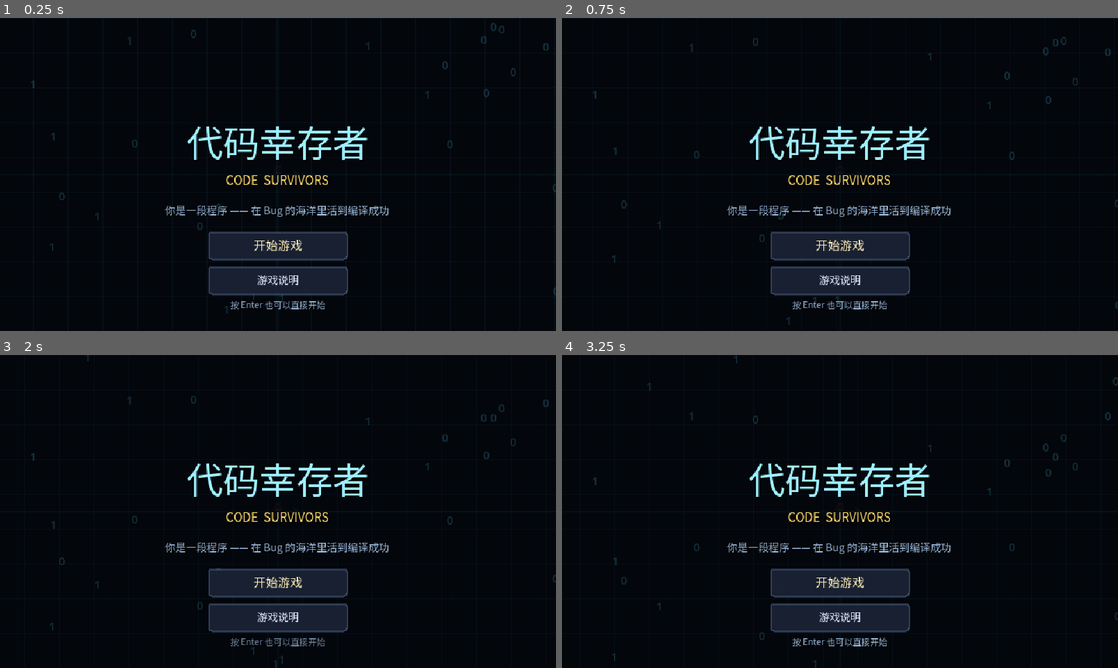
Above: before the commit, frames 1-4 (two rows, left to right).
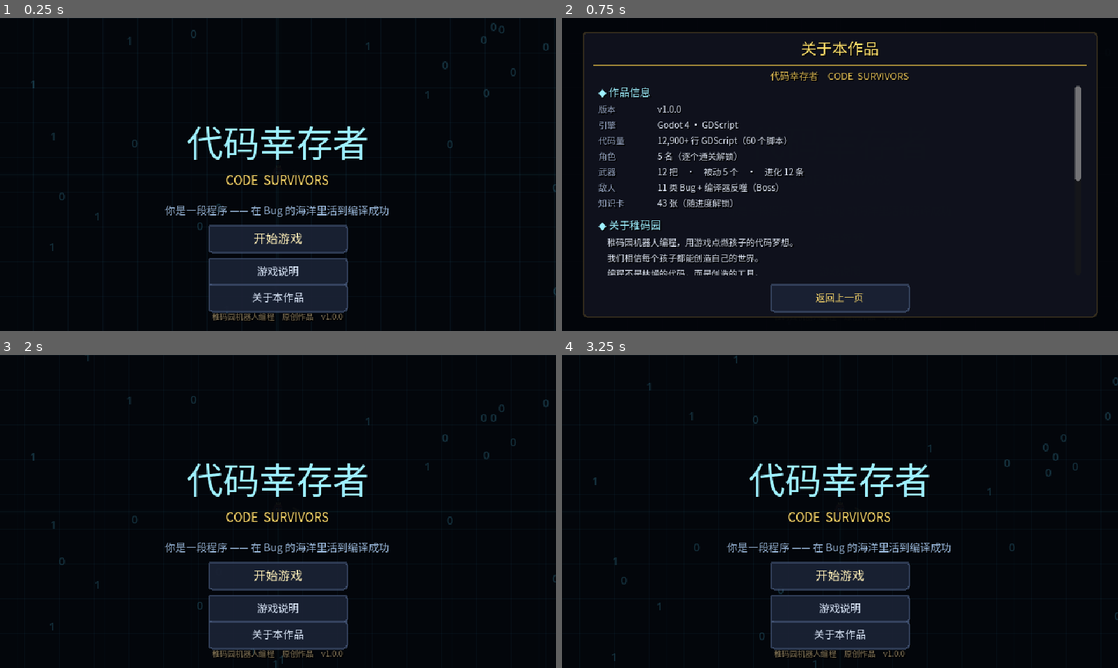
Above: after the commit, the same moments.

Repository: xy5945/CodeSurvivors
Game: Godot game, scene res://main.tscn
The game is run twice, just before and just after one commit, with the same random seed, the same clock (stepped at 60 frames per second) and the same inputs.
Inputs (mouse positions are in pixels of both pictures, inside the frame that each line leads up to):
- Up to frame 1 (0.25 s): no input
- Up to frame 2 (0.75 s): click (840, 296) at 0.5 s, where only the run after the commit has a clickable "关于本作品"
- Up to frame 3 (2 s): click (278, 633) at 1.25 s, where only the run after the commit has a clickable "返回上一页"
- Up to frame 4 (3.25 s): click "开始游戏" at 2 s; click "← 返回" at 2.75 s

The runs differ from the first frame. In frame 1, 4.4% of the frame differs, in the area x 37-63%, y 66-97%; in frame 2, 11%, in the area x 3-100%, y 4-98%; in frame 3, 4.4%; in frame 4, 4.4%.

Commit message:
品牌页：关于本作品（稚码园著作权/创作理念）+ 标题页落款
对齐《守护稚码王国》的门面：主菜单第三个按钮「关于本作品」进来，
正文四节（作品信息/关于稚码园/创作理念/版权声明），可滚动、返回按钮固定底部。
内容量（角色/武器/被动/进化/Bug/知识卡）全部从数据表现读，不写第二份；
只有版本和代码量是手写常量。配色用塔防那套金 —— 品牌页要落款感，
本作 UI 主色青白不合适。
标题页：删掉「按 Enter 也可以直接开始」（点哪都开始时代的遗物，
三个按钮明确之后它既占地方又和落款重叠），落款「稚码园机器人编程 原创作品 v1.0.0」
压在 338（再低出视口）；Enter 快捷键保留。
about 的返回语义与 help 完全一致（从哪来回哪去），直接复用 _on_help_back。
新增 --aboutshot 截图；--uitest 增加品牌页自检（必备文案 + 内容量与数据表一致）。
回归：--uitest 全绿，标题页/品牌页截图人工核对

Diff:
--- a/main.gd
+++ b/main.gd
@@ -24,6 +24,7 @@
 @onready var title: TitleUI = $TitleUI
 @onready var pause: PauseUI = $PauseUI
 @onready var help: HelpUI = $HelpUI
+@onready var about: AboutUI = $AboutUI
 @onready var vignette: DamageVignette = $DamageVignette
 
 var sim: Sim
@@ -180,10 +181,13 @@
 	char_select.back_requested.connect(_on_char_back)
 	title.start_requested.connect(_on_title_start)
 	title.help_requested.connect(_on_title_help)
+	title.about_requested.connect(_on_title_about)
 	pause.resume_requested.connect(_on_pause_resume)
 	pause.help_requested.connect(_on_pause_help)
 	pause.quit_requested.connect(_on_pause_quit)
 	help.back_requested.connect(_on_help_back)
+	# about 的返回语义和 help 完全一样：从哪来回哪去
+	about.back_requested.connect(_on_help_back)
 
 	camera.position = Vector2(sim.player_x, sim.player_y)
 	_sync_player(0.0, false)
@@ -298,6 +302,16 @@
 	if OS.get_cmdline_user_args().has("--titleshot"):
 		_set_gameplay_ui(false)
 		title.open()
+		await RenderingServer.frame_post_draw
+		await RenderingServer.frame_post_draw
+		_save_shot()
+		get_tree().quit()
+		return
+
+	# --aboutshot：品牌页（关于本作品）截图。落款、版权声明的排版只能靠眼睛看
+	if OS.get_cmdline_user_args().has("--aboutshot"):
+		_set_gameplay_ui(false)
+		about.open("title")
 		await RenderingServer.frame_post_draw
 		await RenderingServer.frame_post_draw
 		_save_shot()
@@ -675,6 +689,34 @@
 		f.resource_path if f != null else "未加载", "OK" if f != null else "FAIL"])
 	print("")
 
+	# ---- 品牌页（关于本作品）----
+	# 排版只能靠眼睛看，但"该写的有没有写"必须能测：
+	# 品牌、著作权、创作理念三块，漏任何一块这页就白做了。
+	print("")
+	print("=== 关于本作品 · 无头测试 ===")
+	about.open("title")
+	var atxt := about.debug_text()
+	var need: Array[String] = [
+		"稚码园机器人编程", "保留所有权利", "关于本作品",
+		"创作理念", "版权声明", "作品信息",
+	]
+	var miss: Array[String] = []
+	for w in need:
+		if not atxt.contains(w):
+			miss.append(w)
+	# 内容量必须和数据表一致：写死的数字迟早和游戏对不上
+	var cnt_ok: bool = atxt.contains("%d 名" % CharDefs.CHARACTERS.size()) \
+		and atxt.contains("%d 类 Bug" % EnemyDB.DEFS.size())
+	print("  打开=%s · 暂停=%s" % [about.is_open(), get_tree().paused])
+	print("  必备文案 %s%s" % ["OK" if miss.is_empty() else "FAIL",
+		"" if miss.is_empty() else "（缺：" + "、".join(miss) + "）"])
+	print("  内容量取自数据表 · 角色 %d / Bug %d · %s" % [
+		CharDefs.CHARACTERS.size(), EnemyDB.DEFS.size(), "OK" if cnt_ok else "FAIL"])
+	about.close()
+	print("  返回后 · 打开=%s · %s" % [about.is_open(),
+		"OK" if not about.is_open() else "FAIL"])
+	print("")
+
 
 ##
 ## 知识卡无头测试。运行：godot --headless --path . -- --cardtest
@@ -789,7 +831,7 @@
 	var ke := event as InputEventKey
 	if ke.keycode != KEY_ESCAPE or not ke.pressed or ke.echo:
 		return
-	if help.is_open():
+	if help.is_open() or about.is_open():
 		return
 	_toggle_pause()
 	get_viewport().set_input_as_handled()
@@ -797,7 +839,8 @@
 
 func _toggle_pause() -> void:
 	# 这些界面各有各的 ESC 语义（或根本不该被暂停打断），让它们自己处理
-	if title.is_open() or char_select.is_open() or level_up.visible or result.is_open():
+	if title.is_open() or char_select.is_open() or level_up.visible or result.is_open() \
+			or about.is_open():
 		return
 	if pause.is_open():
 		pause.close()
@@ -828,6 +871,12 @@
 
 func _on_pause_help() -> void:
 	help.open("pause")
+
+
+## 品牌页：从标题页进来，返回时把标题页重新激活（同 help）
+func _on_title_about() -> void:
+	title.set_active(false)
+	about.open("title")
 
 
 func _on_title_help() -> void:
--- a/main.tscn
+++ b/main.tscn
@@ -21,6 +21,7 @@
 [ext_resource type="Script" path="res://ui/title_ui.gd" id="19_title"]
 [ext_resource type="Script" path="res://ui/pause_ui.gd" id="20_pause"]
 [ext_resource type="Script" path="res://ui/help_ui.gd" id="21_help"]
+[ext_resource type="Script" path="res://ui/about_ui.gd" id="22_about"]
 
 [node name="Main" type="Node2D"]
 script = ExtResource("1_main")
@@ -95,3 +96,7 @@
 [node name="HelpUI" type="CanvasLayer" parent="."]
 script = ExtResource("21_help")
 layer = 50
+
+[node name="AboutUI" type="CanvasLayer" parent="."]
+script = ExtResource("22_about")
+layer = 55
--- /dev/null
+++ b/ui/about_ui.gd
@@ -0,0 +1,281 @@
+class_name AboutUI
+extends CanvasLayer
+##
+## 关于本作品：稚码园的品牌形象页 —— 作品信息 / 关于稚码园 / 创作理念 / 版权声明。
+##
+## 和《守护稚码王国》（塔防）是同一套门面：主菜单一个「关于本作品」按钮进来，
+## 返回按钮固定在底部不动，正文可滚动。谁来问"这游戏是谁做的、能不能拿去用"，
+## 答案都在这页上，不用翻 README。
+##
+## 内容量（角色/武器/进化/Bug/知识卡）全部**从数据表现读**，不写第二份数字。
+## 只有"版本"和"代码量"是手写常量 —— 那两个数没有对应的数据表可查，
+## 改的时候记得连这里一起改。
+##
+## 配色沿用塔防那套金：标题金 + 正文白 + 声明灰。本作的 UI 主色是青白，
+## 但品牌页要"稳重、正式"，金色更像落款。
+##
+
+signal back_requested
+
+# 手写常量（改代码结构时要回来改这两个）
+const VERSION := "v1.0.0"
+const CODE_LINE_HINT := "12,900+ 行 GDScript（60 个脚本）"
+
+const C_TITLE := Color(1.0, 0.88, 0.42, 1.0)
+const C_GOLD := Color(0.86, 0.72, 0.32, 1.0)
+const C_HEAD := Color(0.62, 0.94, 1.0, 1.0)
+const C_TEXT := Color(0.86, 0.89, 0.95, 1.0)
+const C_DIM := Color(0.60, 0.66, 0.78, 1.0)
+const C_NOTE := Color(1.0, 0.86, 0.42, 1.0)
+
+# 640x360 视口：面板上下各留 16，底部 30 给返回按钮
+const PANEL_X := 24.0
+const PANEL_Y := 16.0
+const PANEL_W := 592.0
+const PANEL_H := 328.0
+const BODY_Y := 78.0
+const BODY_H := 218.0
+const BTN_Y := 306.0
+const BTN_H := 30.0
+
+var _from := ""
+var _is_open := false
+var _body: VBoxContainer
+var _scroll: ScrollContainer
+var _title_label: Label
+var _sub_label: Label
+
+
+func _ready() -> void:
+	process_mode = Node.PROCESS_MODE_WHEN_PAUSED
+	_build()
+	hide()
+
+
+## 把正文拼成一个字符串交出去，测试端用来断言"该写的都写了"。
+## 品牌页的价值全在文案上，headless 测不了排版，但能测有没有漏写。
+func debug_text() -> String:
+	# 标题和副标题不在 _body 里（它们是固定位置，不随正文滚动），一并交出去
+	var parts: Array[String] = [_title_label.text, _sub_label.text]
+	for c in _body.get_children():
+		if c is Label:
+			parts.append((c as Label).text)
+		elif c is HBoxContainer:
+			for cc in (c as HBoxContainer).get_children():
+				if cc is Label:
+					parts.append((cc as Label).text)
+	return "\n".join(parts)
+
+
+func is_open() -> bool:
+	return _is_open
+
+
+## from_id：从哪打开的（"title" / "pause"），返回时还给谁。
+func open(from_id: String) -> void:
+	_from = from_id
+	show()
+	_is_open = true
+	Input.set_mouse_mode(Input.MOUSE_MODE_VISIBLE)
+	get_tree().paused = true
+
+
+func close() -> void:
+	_is_open = false
+	hide()
+
+
+func _build() -> void:
+	var root := Control.new()
+	root.set_anchors_preset(Control.PRESET_FULL_RECT)
+	add_child(root)
+
+	var dim := ColorRect.new()
+	dim.set_anchors_preset(Control.PRESET_FULL_RECT)
+	dim.color = Color(0.01, 0.02, 0.04, 0.94)
+	root.add_child(dim)
+
+	var panel := Panel.new()
+	panel.position = Vector2(PANEL_X, PANEL_Y)
+	panel.size = Vector2(PANEL_W, PANEL_H)
+	var sb := StyleBoxFlat.new()
+	sb.bg_color = Color(0.06, 0.07, 0.11, 0.98)
+	sb.border_color = Color(0.34, 0.28, 0.14, 1.0)
+	sb.set_border_width_all(1)
+	sb.set_corner_radius_all(4)
+	panel.add_theme_stylebox_override("panel", sb)
+	root.add_child(panel)
+
+	_title_label = Label.new()
+	_title_label.text = "关于本作品"
+	UiFont.apply(_title_label, 18, C_TITLE)
+	_title_label.horizontal_alignment = HORIZONTAL_ALIGNMENT_CENTER
+	_title_label.position = Vector2(PANEL_X + 12.0, PANEL_Y + 8.0)
+	_title_label.size = Vector2(PANEL_W - 24.0, 24.0)
+	root.add_child(_title_label)
+
+	# 装饰线 + 副标题：塔防那页有这两条金线，落款感就来自它们
+	var line := ColorRect.new()
+	line.color = Color(0.62, 0.52, 0.22, 1.0)
+	line.position = Vector2(PANEL_X + 12.0, PANEL_Y + 38.0)
+	line.size = Vector2(PANEL_W - 24.0, 1.0)
+	root.add_child(line)
+
+	_sub_label = Label.new()
+	_sub_label.text = "代码幸存者　CODE  SURVIVORS"
+	UiFont.apply(_sub_label, 11, C_GOLD)
+	_sub_label.horizontal_alignment = HORIZONTAL_ALIGNMENT_CENTER
+	_sub_label.position = Vector2(PANEL_X + 12.0, PANEL_Y + 44.0)
+	_sub_label.size = Vector2(PANEL_W - 24.0, 18.0)
+	root.add_child(_sub_label)
+
+	var body_w: float = PANEL_W - 36.0
+	_scroll = ScrollContainer.new()
+	_scroll.position = Vector2(PANEL_X + 18.0, BODY_Y)
+	_scroll.size = Vector2(body_w, BODY_H)
+	root.add_child(_scroll)
+
+	_body = VBoxContainer.new()
+	_body.size_flags_horizontal = Control.SIZE_EXPAND_FILL
+	# 钉住宽度：不钉的话 autowrap Label 的最小宽度只有 1px，会按 1 字/行换行
+	_body.custom_minimum_size = Vector2(body_w - 12.0, 0.0)
+	_body.add_theme_constant_override("separation", 2)
+	_scroll.add_child(_body)
+
+	_fill()
+
+	var back := UiFont.make_button("返回上一页", 11, Color(1.0, 0.86, 0.42, 1.0))
+	back.position = Vector2(320.0 - 80.0, BTN_Y)
+	back.size = Vector2(160.0, BTN_H)
+	back.pressed.connect(_on_back)
+	root.add_child(back)
+
+
+func _on_back() -> void:
+	if not _is_open:
+		return
+	close()
+	back_requested.emit(_from)
+
+
+# ---------------- 正文 ----------------
+
+func _fill() -> void:
+	_add_head("◆ 作品信息")
+	_add_kv("版本", VERSION)
+	_add_kv("引擎", "Godot 4 · GDScript")
+	_add_kv("代码量", CODE_LINE_HINT)
+	_add_kv("角色", "%d 名（逐个通关解锁）" % CharDefs.CHARACTERS.size())
+	_add_kv("武器", "%d 把　·　被动 %d 个　·　进化 %d 条" % [
+		_count_kind(UpgradeDefs.KIND_WEAPON), _count_kind(UpgradeDefs.KIND_PASSIVE),
+		EvolveDefs.EVOLUTIONS.size()])
+	_add_kv("敌人", "%d 类 Bug + 编译器反噬（Boss）" % EnemyDB.DEFS.size())
+	_add_kv("知识卡", "%d 张（随进度解锁）" % KnowledgeDB.total())
+	_sp(4)
+
+	_add_head("◆ 关于稚码园")
+	_add_para("稚码园机器人编程，用游戏点燃孩子的代码梦想。")
+	_add_para("我们相信每个孩子都能创造自己的世界。")
+	_add_para("编程不是枯燥的代码，而是创造的工具。")
+	_sp(4)
+
+	_add_head("◆ 创作理念")
+	_add_para("这是一本能“玩懂”的编程启蒙游戏。")
+	_add_para("每把武器、每只 Bug 都对应一个真实的编程概念：分支、循环、指针、递归、垃圾回收、断点调试……你在游戏里用它们打架，知识卡再告诉你它是什么、代码里怎么写。")
+	_add_para("先有直觉，再有概念 —— 比先背定义再做题更容易记住，也不容易忘。")
+	_add_para("所以我们把数值压在“能玩”这一侧：机制优先于数值，好玩优先于难。")
+	_sp(4)
+
+	_add_head("◆ 版权声明")
+	_add_note2("本作品由稚码园机器人编程团队独立设计开发。")
+	_add_note2("游戏中全部代码、美术、音效均为原创或经合法授权。")
+	_add_note2("稚码园机器人编程　保留所有权利。")
+	_add_note2("未经授权不得复制、修改或用于商业目的。")
+	_sp(4)
+
+	_add_note("感谢每一位玩家 —— 你的每一次通关，都是孩子眼里的一段代码。")
+
+
+func _count_kind(kind: int) -> int:
+	var n := 0
+	for u in UpgradeDefs.UPGRADES:
+		if int(u["kind"]) == kind:
+			n += 1
+	return n
+
+
+# ---------------- 排版小工具 ----------------
+
+func _add_head(text: String) -> void:
+	var l := Label.new()
+	l.text = text
+	UiFont.apply(l, 12, C_HEAD)
+	l.size_flags_horizontal = Control.SIZE_EXPAND_FILL
+	l.autowrap_mode = TextServer.AUTOWRAP_WORD_SMART
+	_body.add_child(l)
+	_sp(2)
+
+
+func _add_para(text: String) -> void:
+	var l := Label.new()
+	l.text = "　" + text
+	UiFont.apply(l, 10, C_TEXT)
+	l.size_flags_horizontal = Control.SIZE_EXPAND_FILL
+	l.autowrap_mode = TextServer.AUTOWRAP_WORD_SMART
+	_body.add_child(l)
+	_sp(2)
+
+
+## 左标签右值：作品信息那张表用（仿塔防的 info_lines，值右对齐更好扫）
+func _add_kv(label: String, value: String) -> void:
+	var row := HBoxContainer.new()
+	row.size_flags_horizontal = Control.SIZE_EXPAND_FILL
+	_body.add_child(row)
+
+	var k := Label.new()
+	k.text = label
+	UiFont.apply(k, 10, C_DIM)
+	k.custom_minimum_size = Vector2(64.0, 0.0)
+	row.add_child(k)
+
+	var v := Label.new()
+	v.text = value
+	UiFont.apply(v, 10, C_TEXT)
+	v.size_flags_horizontal = Control.SIZE_EXPAND_FILL
+	v.autowrap_mode = TextServer.AUTOWRAP_WORD_SMART
+	row.add_child(v)
+	_sp(2)
+
+
+func _add_note2(text: String) -> void:
+	var l := Label.new()
+	l.text = "　" + text
+	UiFont.apply(l, 9, C_DIM)
+	l.size_flags_horizontal = Control.SIZE_EXPAND_FILL
+	l.autowrap_mode = TextServer.AUTOWRAP_WORD_SMART
+	_body.add_child(l)
+	_sp(1)
+
+
+func _add_note(text: String) -> void:
+	var l := Label.new()
+	l.text = text
+	UiFont.apply(l, 9, C_NOTE)
+	l.size_flags_horizontal = Control.SIZE_EXPAND_FILL
+	l.autowrap_mode = TextServer.AUTOWRAP_WORD_SMART
+	_body.add_child(l)
+
+
+func _sp(h: int) -> void:
+	var c := Control.new()
+	c.custom_minimum_size = Vector2(0.0, float(h))
+	_body.add_child(c)
+
+
+func _input(event: InputEvent) -> void:
+	if not _is_open:
+		return
+	if event is InputEventKey and event.pressed and not event.echo:
+		if (event as InputEventKey).keycode == KEY_ESCAPE:
+			_on_back()
+			get_viewport().set_input_as_handled()
--- a/ui/title_ui.gd
+++ b/ui/title_ui.gd
@@ -14,18 +14,21 @@
 
 signal start_requested
 signal help_requested
+signal about_requested
 
 const C_TITLE := Color(0.62, 0.94, 1.0, 1.0)      # 青白：和场内电路板同色系
 const C_SUB := Color(1.0, 0.86, 0.42, 1.0)        # 金色：升级/进化的"奖励色"
 const C_DIM := Color(0.60, 0.72, 0.86, 1.0)
+const C_FOOTER := Color(0.52, 0.46, 0.34, 1.0)   # 落款：压暗的金，不抢标题
 
 const TITLE_TEXT := "代码幸存者"
 const SUB_TEXT := "CODE  SURVIVORS"
 const DESC_TEXT := "你是一段程序 —— 在 Bug 的海洋里活到编译成功"
-const HINT_TEXT := "按 Enter 也可以直接开始"
+# 落款：和塔防《守护稚码王国》主菜单同一条，品牌只在这一行露面，
+# 不抢标题的注意力（字号最小、放在最底）
+const FOOTER_TEXT := "稚码园机器人编程　原创作品　v1.0.0"
 
 var _bg: Node2D
-var _hint: Label
 var _is_open := false
 var _t := 0.0
 
@@ -91,35 +94,42 @@
 	desc.size = Vector2(640.0, 20.0)
 	root.add_child(desc)
 
-	# 两个明确按钮取代原来的「点屏幕任意处开始」：后者玩家不知道点哪，
+	# 三个明确按钮取代原来的「点屏幕任意处开始」：后者玩家不知道点哪，
 	# 而且说明页没有入口 —— 想看武器表只能先开一局。
+	# 「关于本作品」放最后：它是品牌页，不是玩法入口，点了会离开这条主线。
 	var start_btn := UiFont.make_button("开始游戏", 14, Color(1.0, 0.94, 0.72, 1.0))
-	start_btn.position = Vector2(240.0, 246.0)
+	start_btn.position = Vector2(240.0, 238.0)
 	start_btn.size = Vector2(160.0, 32.0)
 	start_btn.pressed.connect(func() -> void: _confirm())
 	root.add_child(start_btn)
 
 	var help_btn := UiFont.make_button("游戏说明", 12)
-	help_btn.position = Vector2(240.0, 286.0)
-	help_btn.size = Vector2(160.0, 28.0)
+	help_btn.position = Vector2(240.0, 276.0)
+	help_btn.size = Vector2(160.0, 26.0)
 	help_btn.pressed.connect(func() -> void: help_requested.emit())
 	root.add_child(help_btn)
 
-	_hint = Label.new()
-	_hint.text = HINT_TEXT
-	UiFont.apply(_hint, 10, C_DIM)
-	_hint.horizontal_alignment = HORIZONTAL_ALIGNMENT_CENTER
-	_hint.position = Vector2(0.0, 324.0)
-	_hint.size = Vector2(640.0, 18.0)
-	root.add_child(_hint)
+	var about_btn := UiFont.make_button("关于本作品", 12)
+	about_btn.position = Vector2(240.0, 306.0)
+	about_btn.size = Vector2(160.0, 26.0)
+	about_btn.pressed.connect(func() -> void: about_requested.emit())
+	root.add_child(about_btn)
+
+	# 落款压在 338：再往下就出视口了（360 高）
+	var footer := Label.new()
+	footer.text = FOOTER_TEXT
+	UiFont.apply(footer, 9, C_FOOTER)
+	footer.horizontal_alignment = HORIZONTAL_ALIGNMENT_CENTER
+	footer.position = Vector2(0.0, 338.0)
+	footer.size = Vector2(640.0, 14.0)
+	root.add_child(footer)
 
 
 func _process(dt: float) -> void:
 	if not _is_open:
 		return
+	# 背景的 0/1 自己在飘（见 _TitleBg），标题页本身不再做别的动画
 	_t += dt
-	# 提示呼吸：全屏静止不动会让人以为卡住了
-	_hint.modulate.a = 0.55 + 0.45 * (0.5 + 0.5 * sin(_t * 3.0))
 
 
 func _confirm() -> void:
Not shown: 1 places in main.tscn that only renumber resources
Not shown, added: ui/about_ui.gd.uid
